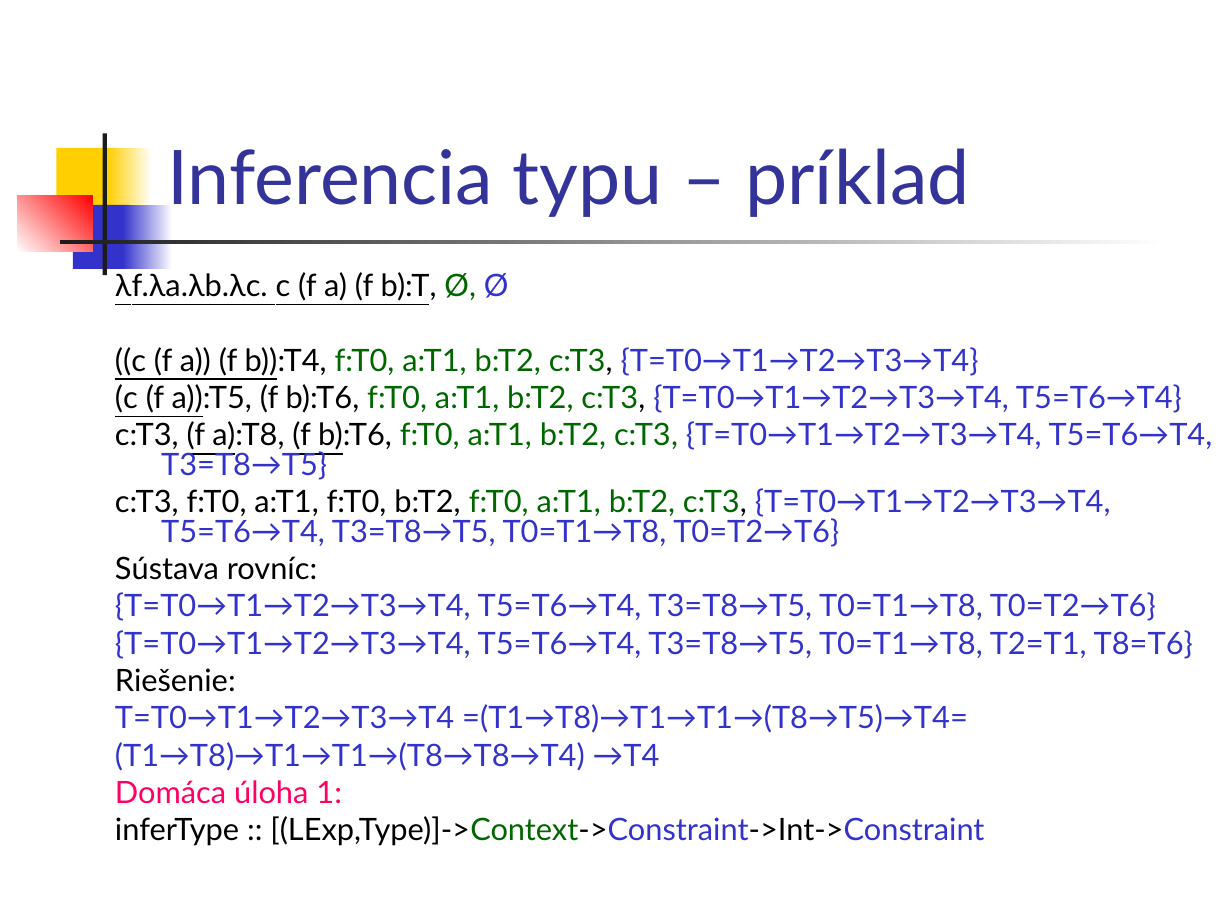
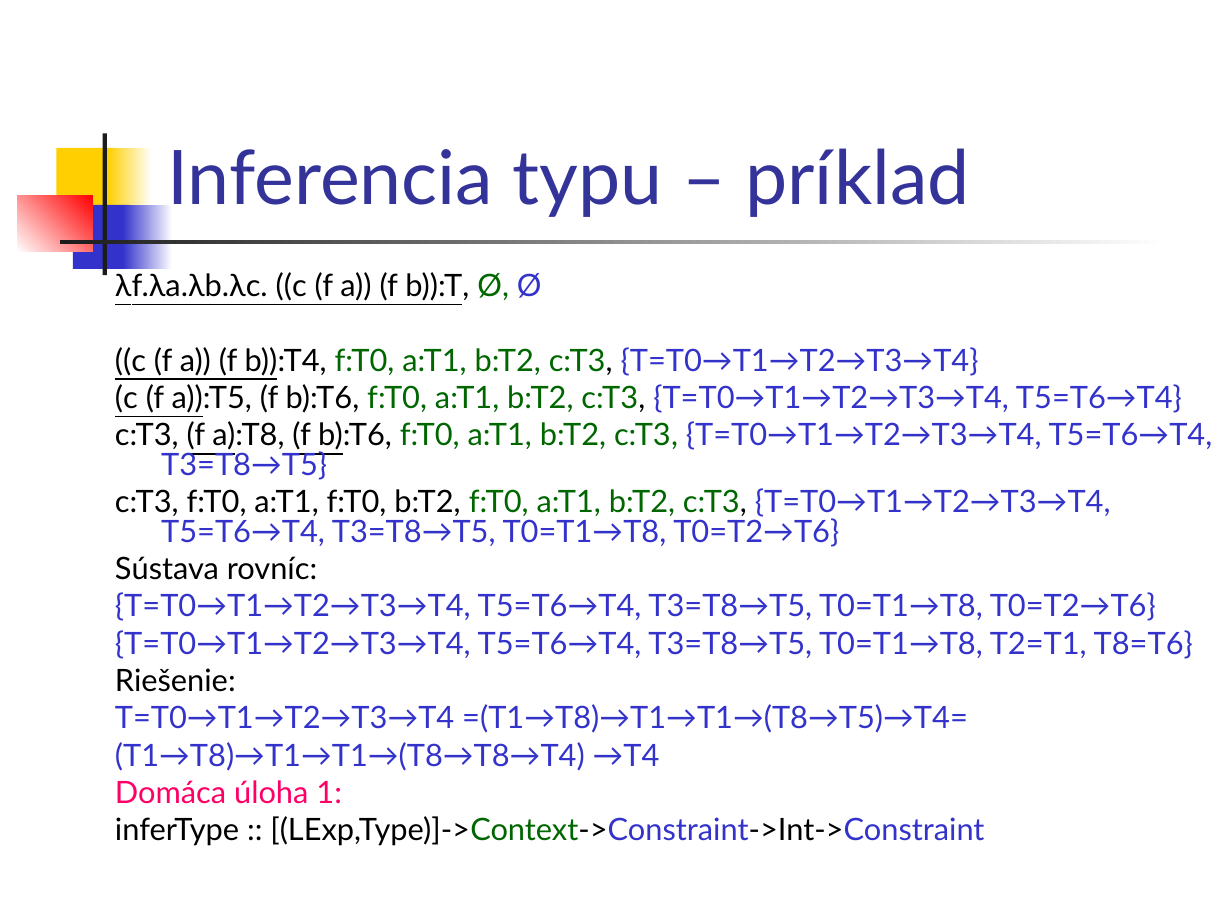
Before and after one commit to Funkcionalne/Prednasky, a slide deck: slide 18 of 08/08_fpro.ppt (slide 13 before the commit). Drawn at 1232x924 pixels with LibreOffice and Linux fonts; fonts in the diff are those of the drawing. Boxes give left, top, right and bottom in pixels: in the first picture for what was removed or moved away, otherwise in the second. Text is boxed around its words. In the diff, an @@ line names an element or a change of style, - is before the commit and + after.

```diff
--- a/08/08_fpro.ppt
+++ b/08/08_fpro.ppt
@@ text at [115, 272, 542, 301]: text changed @@
-λf.λa.λb.λc. c (f a) (f b):T, Ø, Ø
+λf.λa.λb.λc. ((c (f a)) (f b)):T, Ø, Ø
```
Also in this commit, not shown: 10 other slides changed, 9 slides added, 3 other files.
